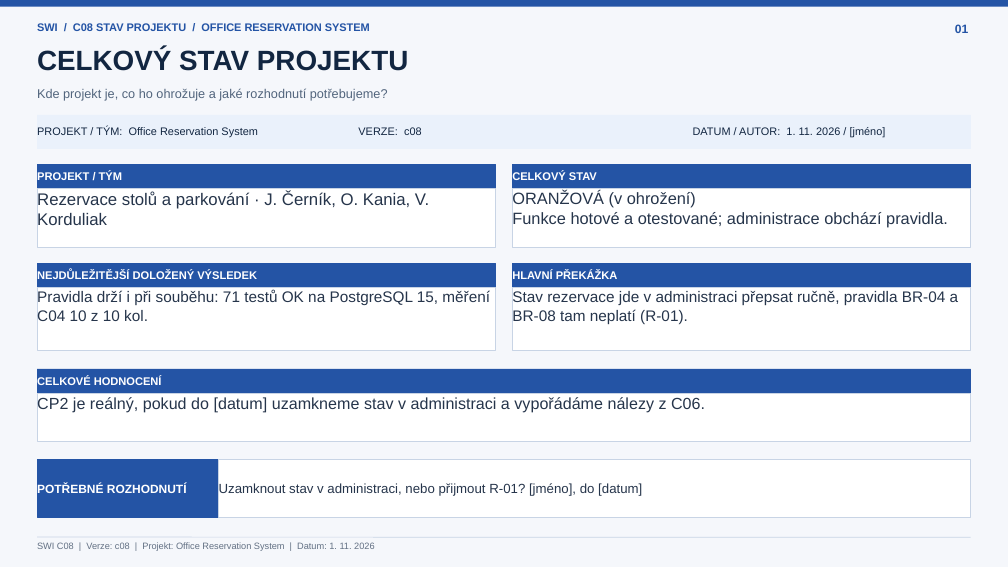
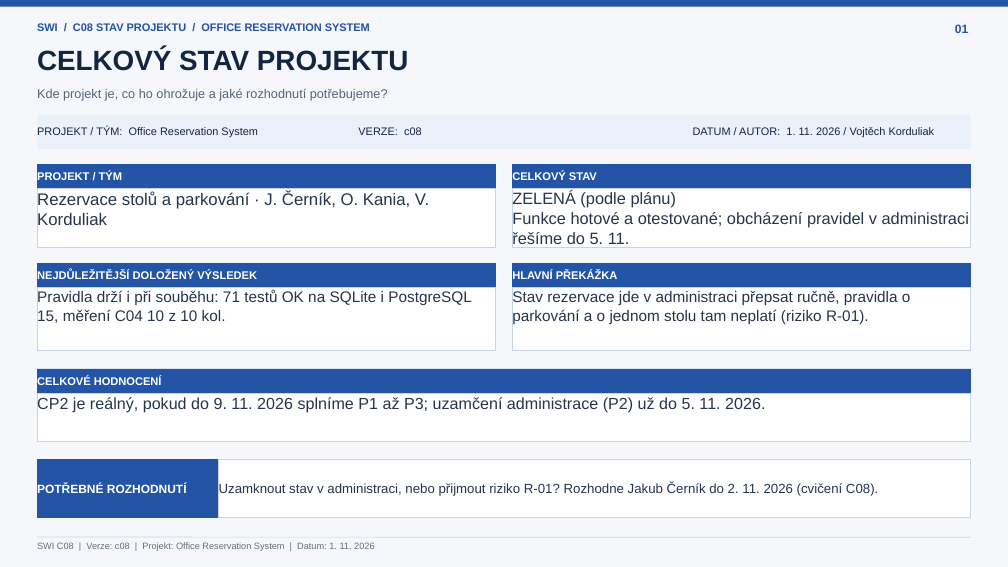
Before and after one commit to jakubcernik/Office-Reservation-System, a slide deck: slide 1 of docs/ORS_C08_Project_Status.pptx. Drawn at 1008x567 pixels with LibreOffice and Linux fonts; fonts in the diff are those of the drawing. Boxes give left, top, right and bottom in pixels: in the first picture for what was removed or moved away, otherwise in the second. Text is boxed around its words. In the diff, an @@ line names an element or a change of style, - is before the commit and + after.

```diff
--- a/docs/ORS_C08_Project_Status.pptx
+++ b/docs/ORS_C08_Project_Status.pptx
@@ text in rectangle at (693,127,935,138): text changed @@
-DATUM / AUTOR: 1. 11. 2026 / [jméno]
+DATUM / AUTOR: 1. 11. 2026 / Vojtěch Korduliak
@@ text in rectangle at (512,191,969,247): text changed @@
-ORANŽOVÁ (v ohrožení)
-Funkce hotové a otestované; administrace obchází pravidla.
+ZELENÁ (podle plánu)
+Funkce hotové a otestované; obcházení pravidel v administraci řešíme do 5. 11.
@@ text in rectangle at (37,290,472,324): text changed @@
-Pravidla drží i při souběhu: 71 testů OK na PostgreSQL 15, měření C04 10 z 10 kol.
+Pravidla drží i při souběhu: 71 testů OK na SQLite i PostgreSQL 15, měření C04 10 z 10 kol.
@@ text in rectangle at (512,290,911,324): text changed @@
-Stav rezervace jde v administraci přepsat ručně, pravidla BR-04 a BR-08 tam neplatí (R-01).
+Stav rezervace jde v administraci přepsat ručně, pravidla o parkování a o jednom stolu tam neplatí (riziko R-01).
@@ text in rectangle at (37,396,765,413): text changed @@
-CP2 je reálný, pokud do [datum] uzamkneme stav v administraci a vypořádáme nálezy z C06.
+CP2 je reálný, pokud do 9. 11. 2026 splníme P1 až P3; uzamčení administrace (P2) už do 5. 11. 2026.
@@ text in rectangle at (219,483,878,496): text changed @@
-Uzamknout stav v administraci, nebo přijmout R-01? [jméno], do [datum]
+Uzamknout stav v administraci, nebo přijmout riziko R-01? Rozhodne Jakub Černík do 2. 11. 2026 (cvičení C08).
```
Also in this commit, not shown: 5 other slides changed, 2 other files.
